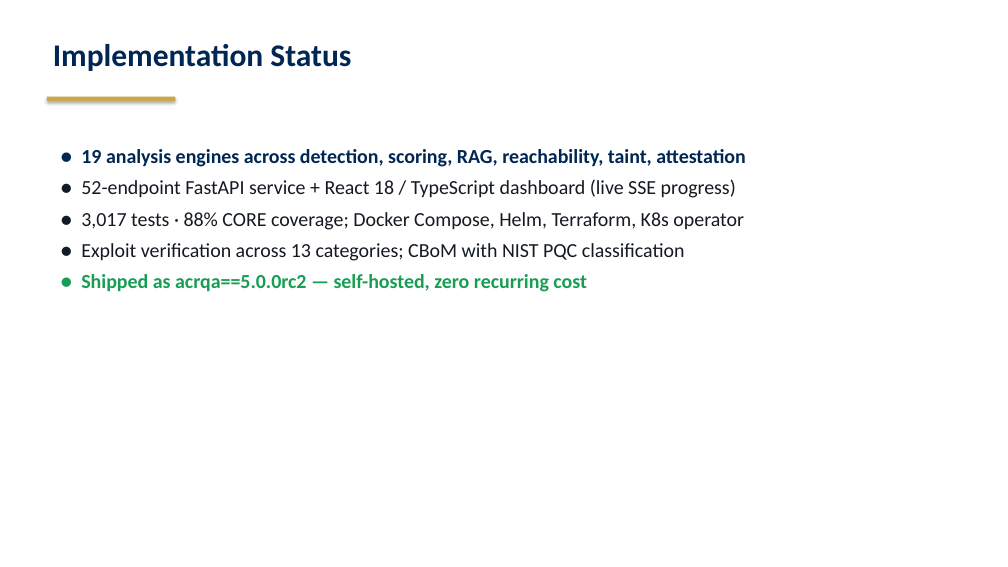
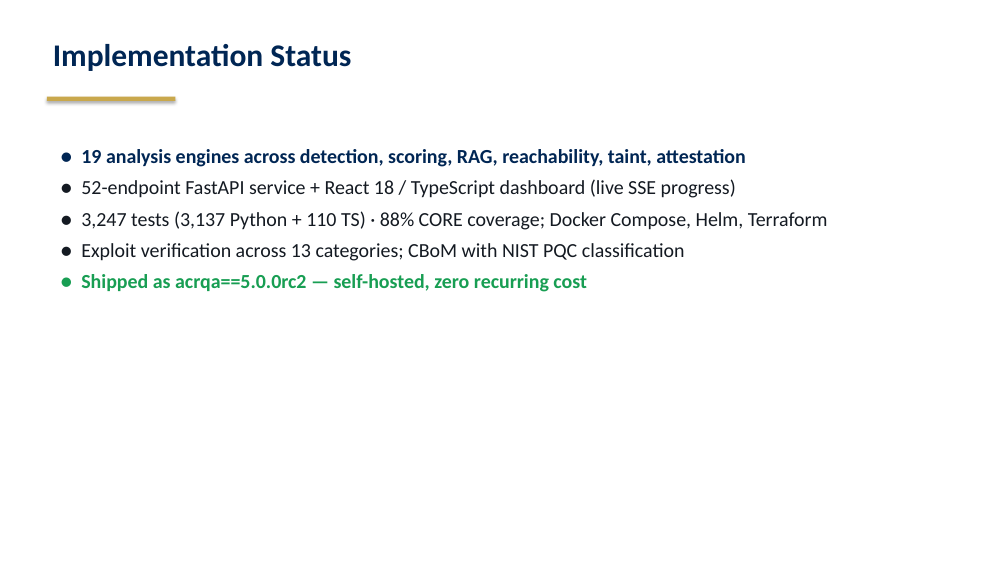
Before and after one commit to starredjaco/ACR-QA, a slide deck: slide 17 of docs/ACR-QA_Defense.odp. Drawn at 1008x567 pixels with LibreOffice and Linux fonts; fonts in the diff are those of the drawing. Boxes give left, top, right and bottom in pixels: in the first picture for what was removed or moved away, otherwise in the second. Text is boxed around its words. In the diff, an @@ line names an element or a change of style, - is before the commit and + after.

```diff
--- a/docs/ACR-QA_Defense.odp
+++ b/docs/ACR-QA_Defense.odp
@@ text at (81,211,828,230): text changed @@
-● 3,017 tests · 88% CORE coverage; Docker Compose, Helm, Terraform, K8s operator
+● 3,247 tests (3,137 Python + 110 TS) · 88% CORE coverage; Docker Compose, Helm, Terraform
```
Also in this commit, not shown: 3 other slides changed.
